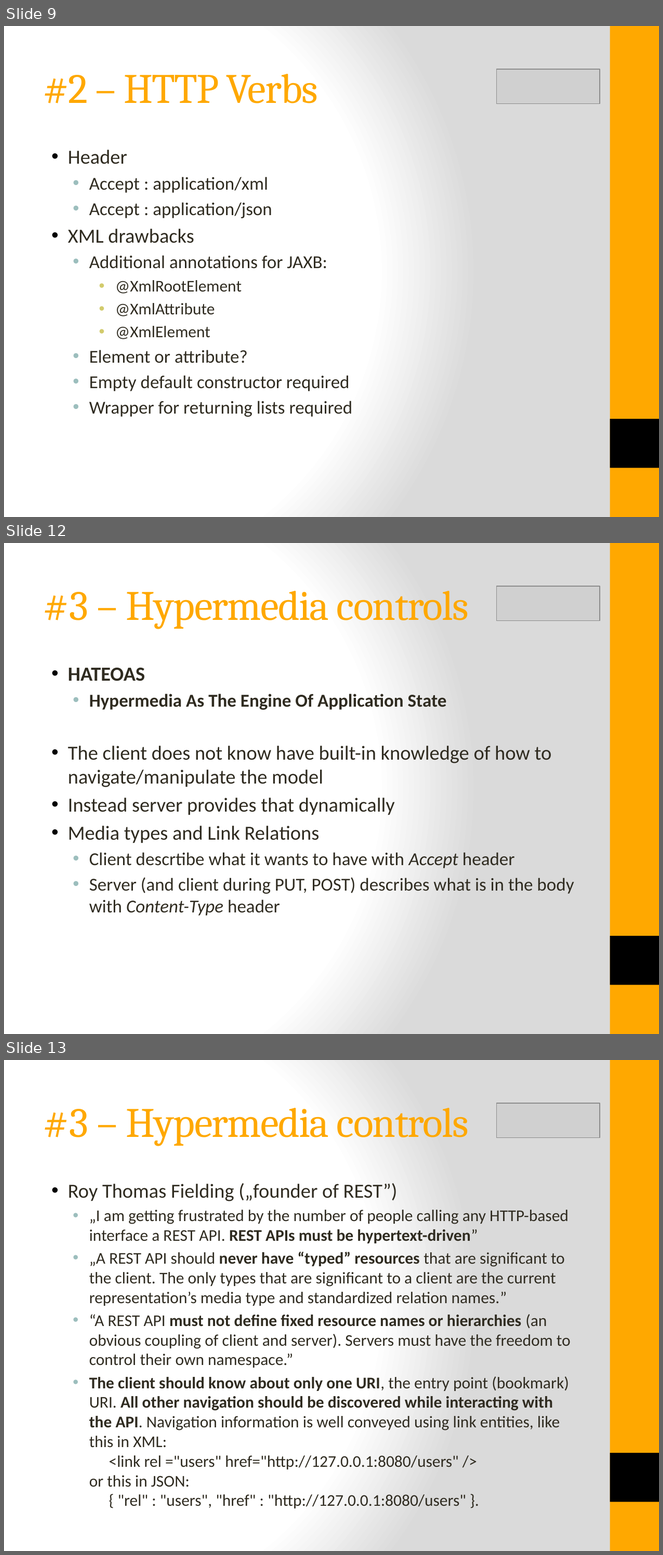
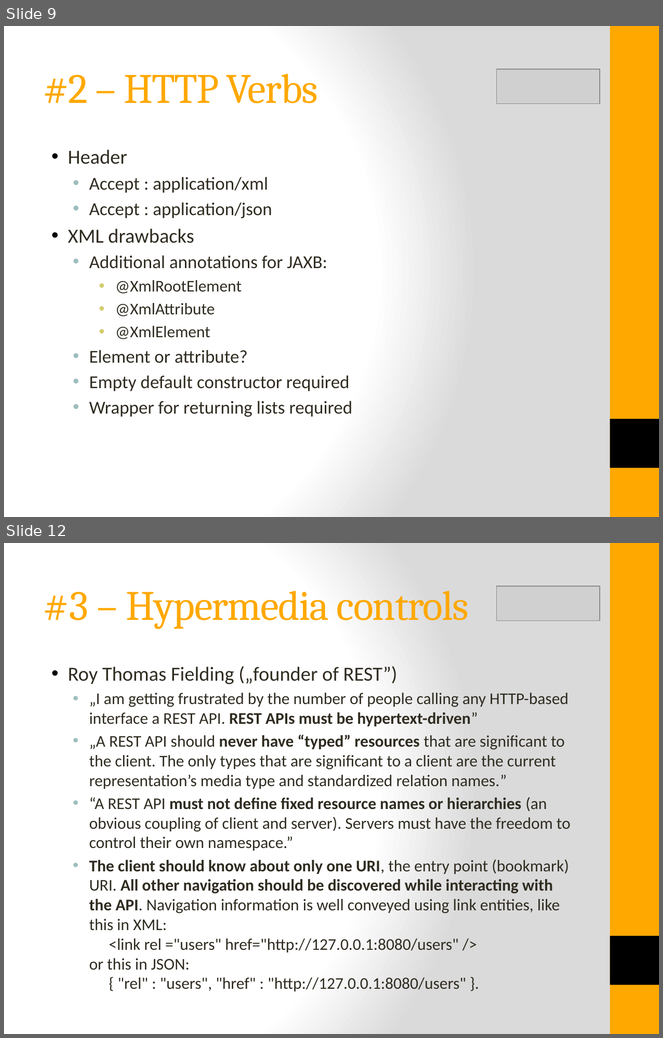
Before and after one commit to istibekesi/my-restful-api, a slide deck: doc/RESTful API Design.pptx. Shown one above the other, each under a label of ours: slides 9, 12 and 13 before the commit, slides 9 and 12 after it; the slides between them are not shown. The pictures are 663x1555 and 663x1038 pixels, drawn with LibreOffice and Linux fonts; fonts in the diff are those of the drawing; grey boxes stand for pictures. Boxes give left, top, right and bottom in pixels: in the first picture for what was removed or moved away, otherwise in the second. Text is boxed around its words. In the diff, an @@ line names an element or a change of style, - is before the commit and + after.

```diff
--- a/doc/RESTful API Design.pptx
+++ b/doc/RESTful API Design.pptx
@@ slide 12 removed at [4,543,659,1034], background gradient #FFFFFF to #DADADA; not listed: 2 template elements that a slide beside it also shows @@
@@ picture removed at [497,586,599,621] @@
@@ title removed at [44,591,469,629] @@
-#3 – Hypermedia controls
@@ text removed at [68,667,574,916] @@
-• HATEOAS
-  • Hypermedia As The Engine Of Application State
-• The client does not know have built-in knowledge of how to navigate/manipulate the model
-• Instead server provides that dynamically
-• Media types and Link Relations
-  • Client descrtibe what it wants to have with Accept header
-  • Server (and client during PUT, POST) describes what is in the body with Content-Type header
@@ what was slide 13 is now slide 12 @@
```
Also in this commit, not shown: 4 slides changed, 1 slide added, 5 other files.
